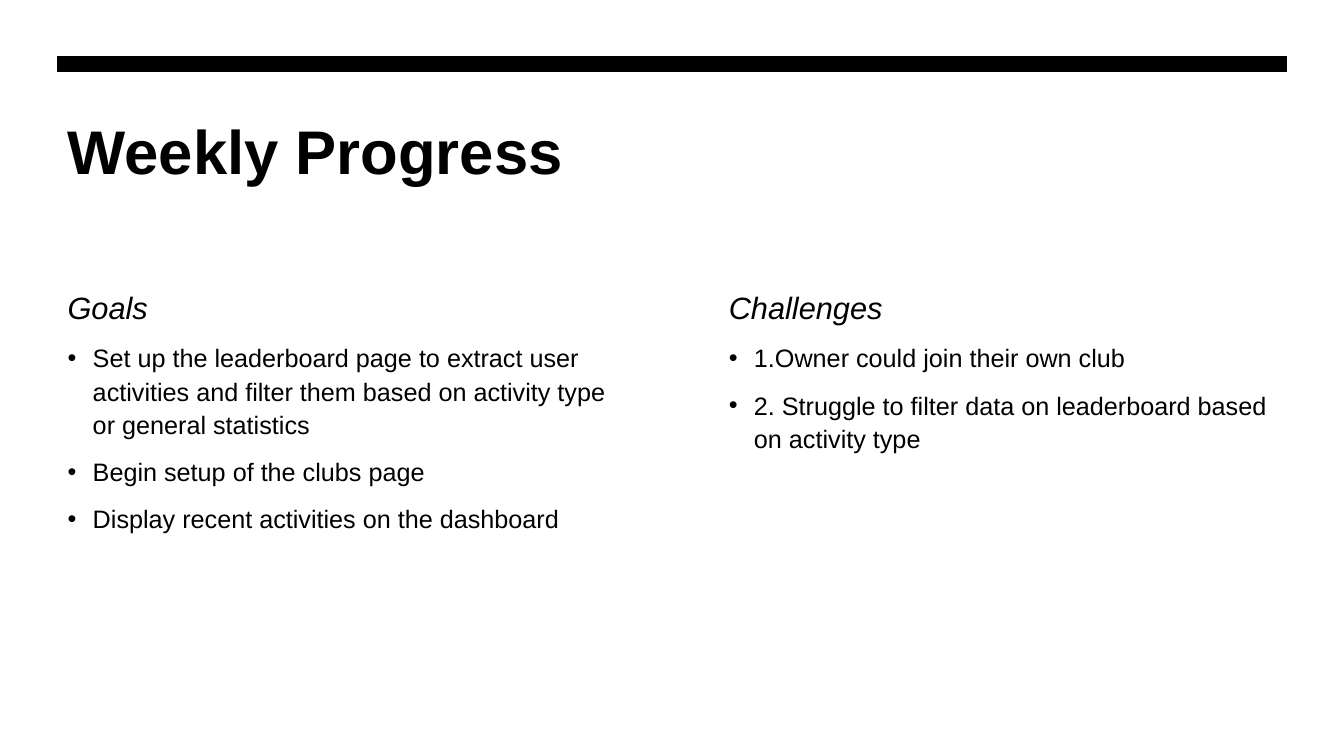
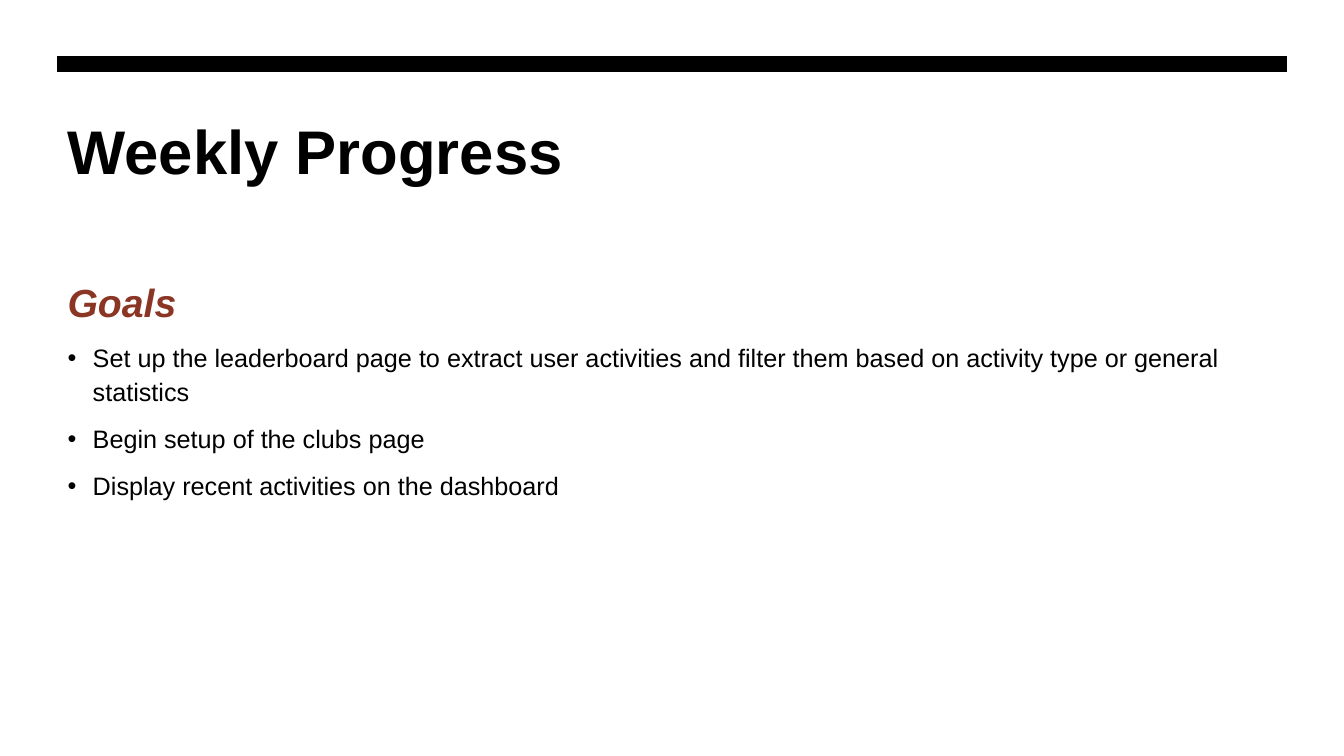
Before and after one commit to jjdeuce06/VulcanActivityTracker, a slide deck: slide 2 of Documentation/Weekly Report/week4/CMSC-4920-Group2-Week4.pptx. Drawn at 1344x756 pixels with LibreOffice and Linux fonts; fonts in the diff are those of the drawing. Boxes give left, top, right and bottom in pixels: in the first picture for what was removed or moved away, otherwise in the second. Text is boxed around its words. In the diff, an @@ line names an element or a change of style, - is before the commit and + after.

```diff
--- a/Documentation/Weekly Report/week4/CMSC-4920-Group2-Week4.pptx
+++ b/Documentation/Weekly Report/week4/CMSC-4920-Group2-Week4.pptx
@@ text "Goals": place and size @@
-text "Goals" at [68, 296, 148, 320]
+text "Goals" at [68, 288, 177, 318]
@@ text "Goals" at [68, 288, 177, 318]: size 22 to 28 pt, text colour #000000 to #8B3625, bold on @@
@@ text removed at [729, 296, 883, 325] @@
-Challenges
@@ text "Set up the leaderboard page ..." rewrapped from [93, 348, 605, 534] to [93, 348, 1218, 501] @@
@@ text removed at [754, 348, 1267, 454] @@
-• 1.Owner could join their own club
-• 2. Struggle to filter data on leaderboard based on activity type
```
Also in this commit, not shown: 2 slides added, 1 slide removed, 3 other files.
